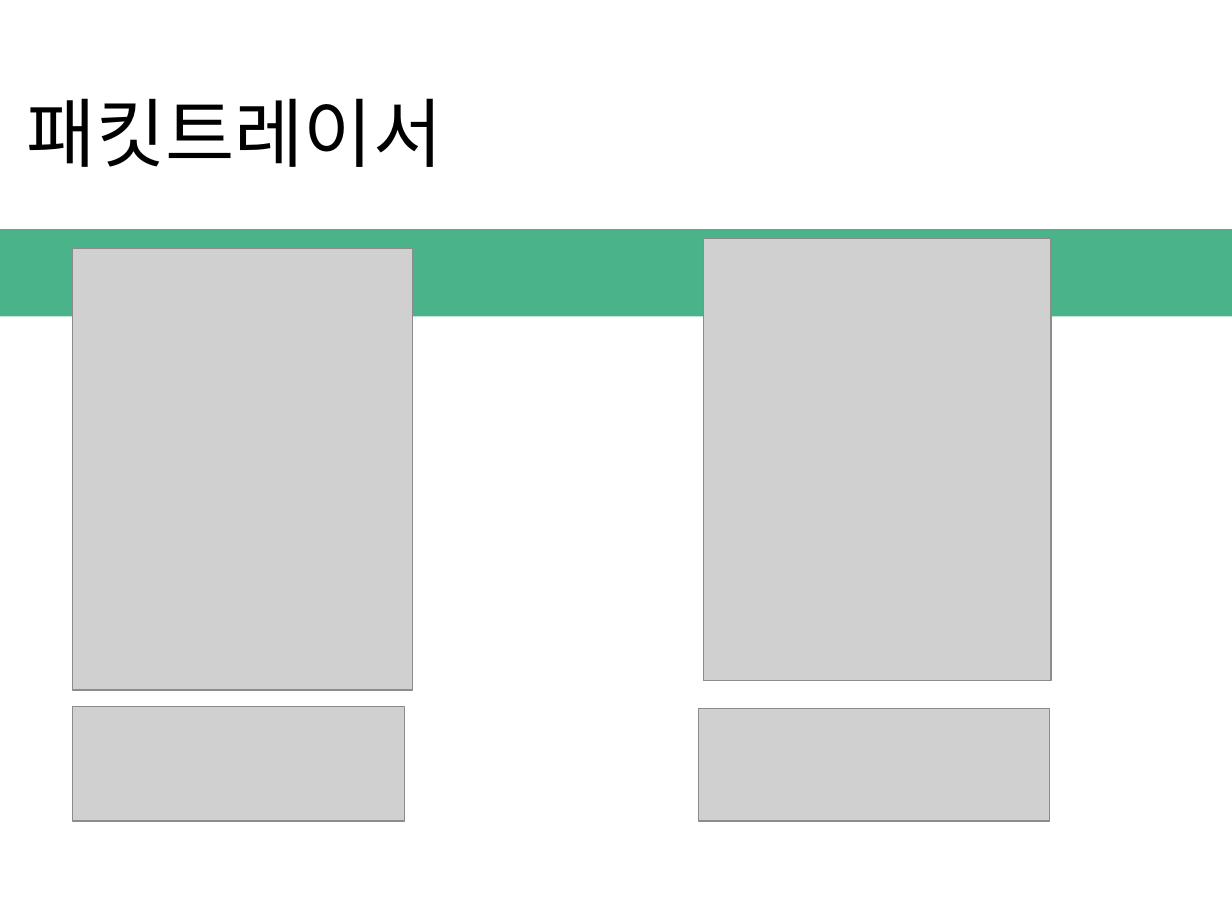
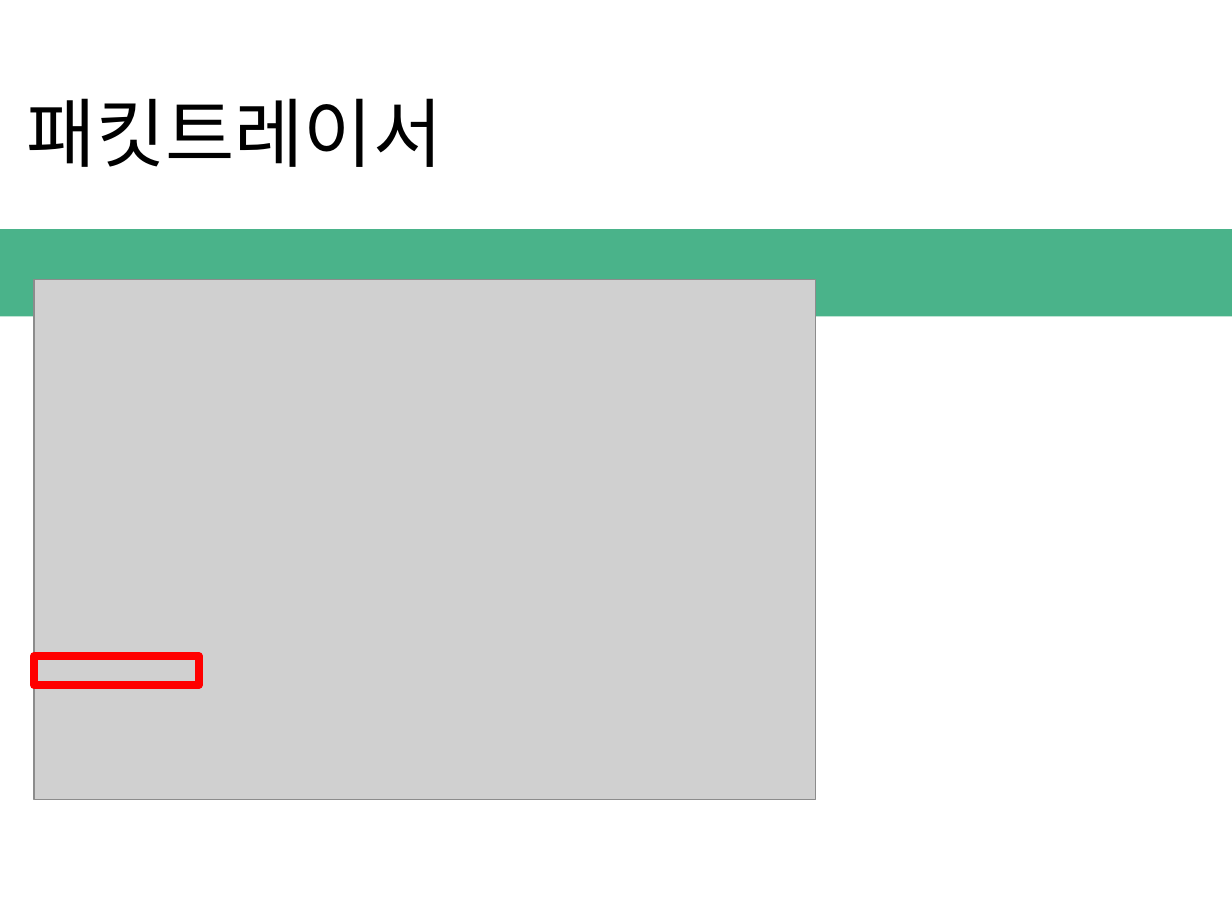
Before and after one commit to ExploitSori/Network_Basic, a slide deck: slide 19 of network interface.pptx. Drawn at 1232x924 pixels with LibreOffice and Linux fonts; fonts in the diff are those of the drawing; grey boxes stand for pictures; background and template pictures are left out. Boxes give left, top, right and bottom in pixels: in the first picture for what was removed or moved away, otherwise in the second. Text is boxed around its words. In the diff, an @@ line names an element or a change of style, - is before the commit and + after.

```diff
--- a/network interface.pptx
+++ b/network interface.pptx
@@ picture removed at [703,239,1051,681] @@
@@ picture removed at [73,249,413,690] @@
@@ picture added at [34,280,816,800] @@
@@ rectangle added at [34,655,200,685], outline #FF0000 4.5 pt @@
@@ picture removed at [73,706,405,821] @@
@@ picture removed at [699,708,1050,821] @@
```
Also in this commit, not shown: 3 other slides changed, 7 slides added.
